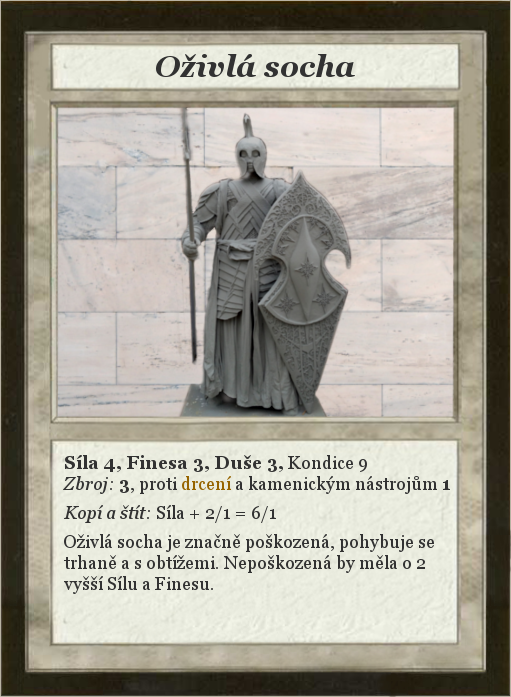
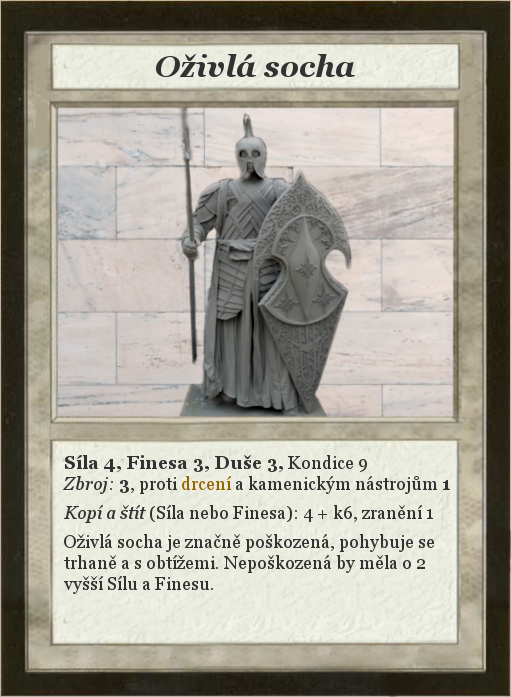
Before/after of a 511 x 697 layered artwork. What changed in the layer stack:
painted on "Síla 4, Finesa 3, Duše 3, Kond..." over [147, 505, 433, 523]
